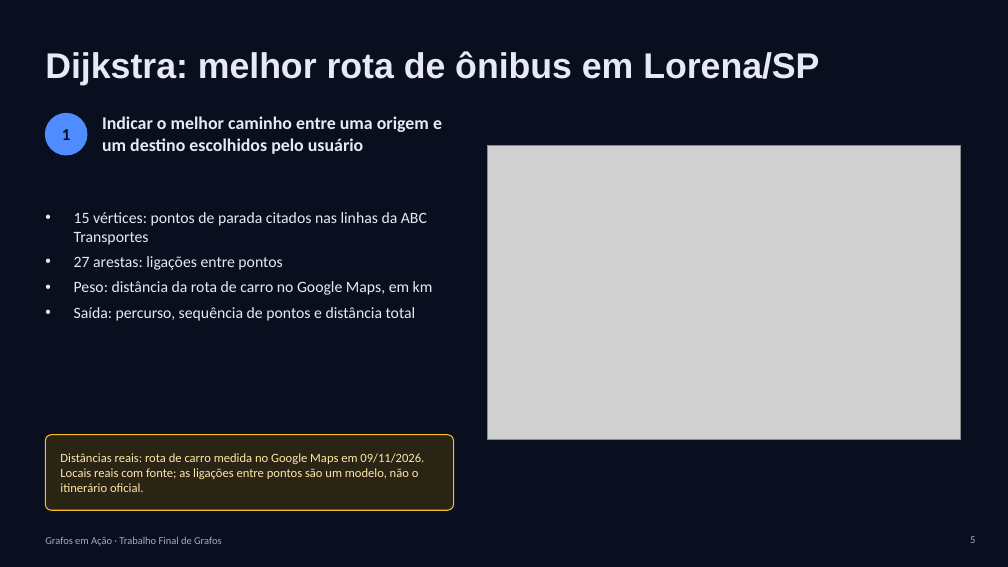
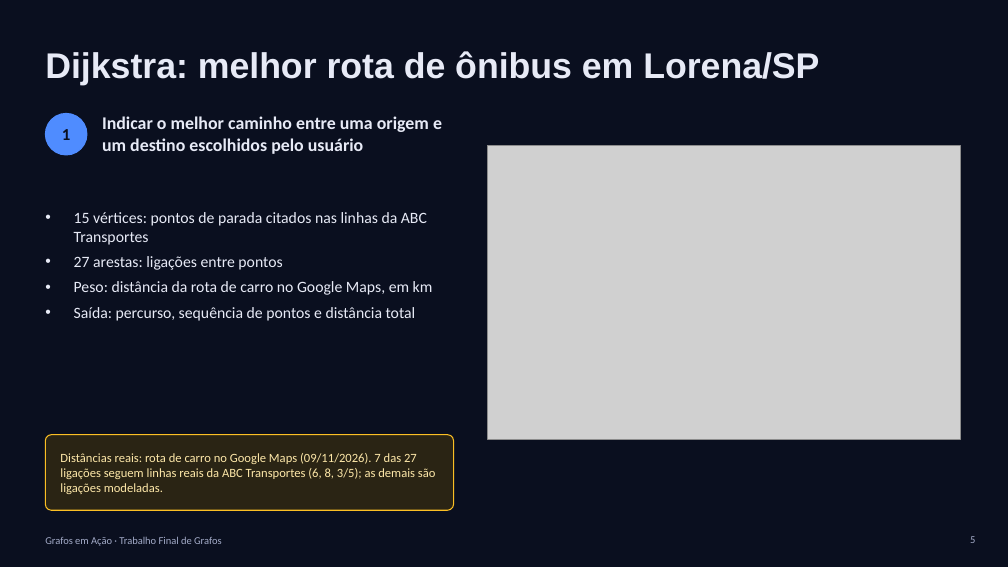
Before and after one commit to Martonidaz/Grafos-em-Acao, a slide deck: slide 5 of docs/Grafos_em_Acao_Apresentacao.pptx. Drawn at 1008x567 pixels with LibreOffice and Linux fonts; fonts in the diff are those of the drawing; grey boxes stand for pictures. Boxes give left, top, right and bottom in pixels: in the first picture for what was removed or moved away, otherwise in the second. Text is boxed around its words. In the diff, an @@ line names an element or a change of style, - is before the commit and + after.

Commit message:
Linhas reais de ônibus no Dijkstra (defeito 3) e integrantes no PPT
- 7 das 27 ligações levam "linhas" reais da ABC Transportes (Diário do
  Transporte, 16/03/2022): linha 8 Aldo Nassif-USP II-Shopping, linha 6
  Shopping-Centro-USP I-Campinho, linhas 3/5 Novo Horizonte-Cruz-Parque
  das Rodovias. As demais aparecem como "ligação modelada".
- Resultado do Dijkstra mostra a linha de cada trecho e conta trocas de
  linha; página Dados mostra a linha junto da fonte.
- Limites documentados: rede não direcionada (linhas de ida e volta) e
  troca de linha fora do peso (Dijkstra minimiza distância).
- PPT: integrantes e professor no slide 1; aviso do slide 5 com as
  linhas reais. regras do projeto, CONTEXTO.md e ADR 0003 atualizados.

pytest 44/44, ruff limpo; tabela de linhas conferida no navegador.

```diff
--- a/docs/Grafos_em_Acao_Apresentacao.pptx
+++ b/docs/Grafos_em_Acao_Apresentacao.pptx
@@ text at (60,453,436,494): text changed @@
-Distâncias reais: rota de carro medida no Google Maps em 09/11/2026. Locais reais com fonte; as ligações entre pontos são um modelo, não o itinerário oficial.
+Distâncias reais: rota de carro no Google Maps (09/11/2026). 7 das 27 ligações seguem linhas reais da ABC Transportes (6, 8, 3/5); as demais são ligações modeladas.
```
Also in this commit, not shown: 1 other slide changed, 6 other files.
